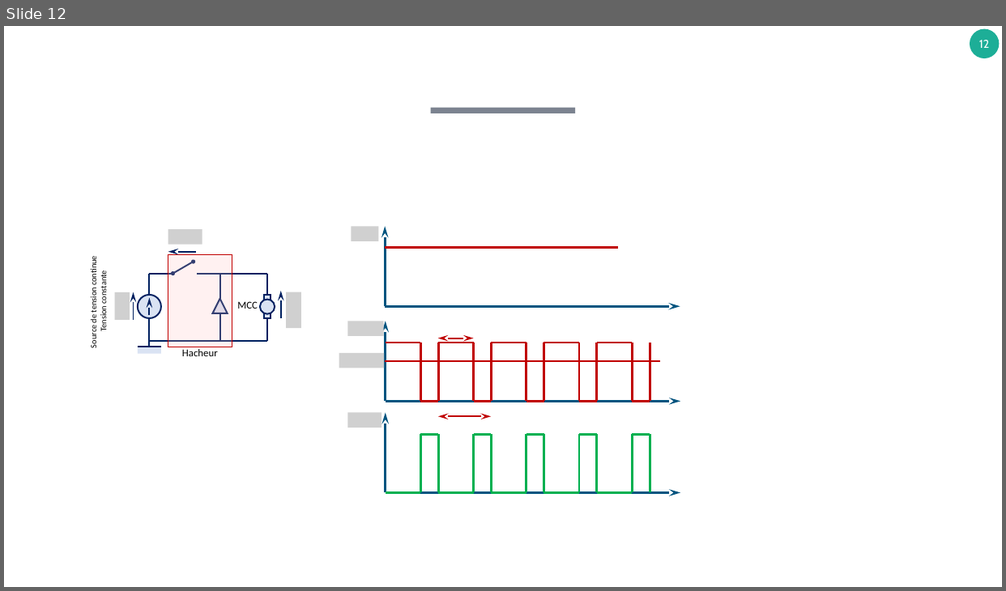
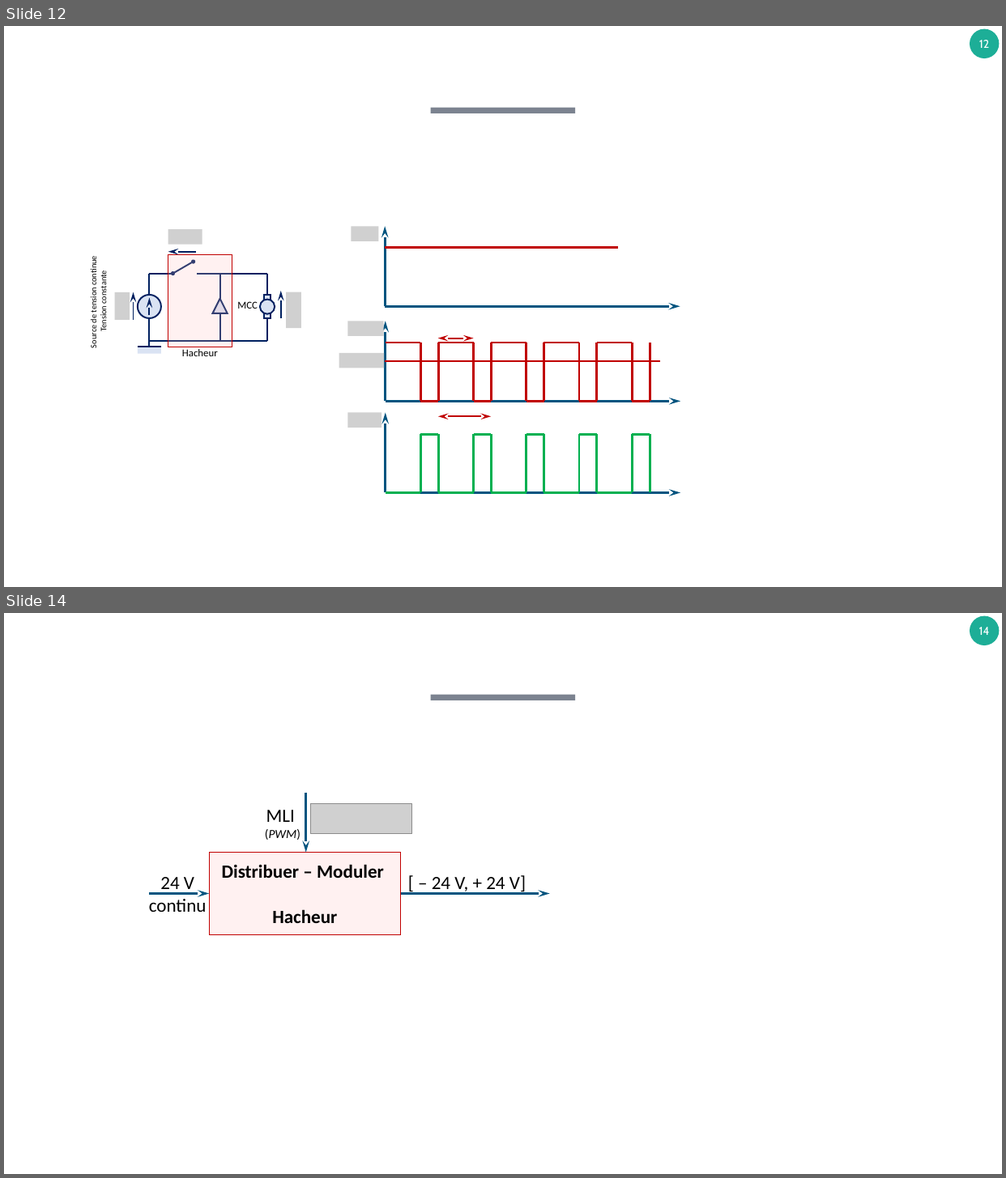
Before and after one commit to xpessoles/PSI_Preparation_Oral, a slide deck: Fiches_Protocoles_Techno/Fiches_Technologie.pptx. Shown one above the other, each under a label of ours: slide 12 before the commit, slides 12 and 14 after it; the slides between them are not shown. The pictures are 1006x591 and 1006x1178 pixels, drawn with LibreOffice and Linux fonts; fonts in the diff are those of the drawing; grey boxes stand for pictures; background and template pictures are left out. Boxes give left, top, right and bottom in pixels: in the first picture for what was removed or moved away, otherwise in the second. Text is boxed around its words. In the diff, an @@ line names an element or a change of style, - is before the commit and + after.

```diff
--- a/Fiches_Protocoles_Techno/Fiches_Technologie.pptx
+++ b/Fiches_Protocoles_Techno/Fiches_Technologie.pptx
@@ slide 14 added at box(4, 613, 1002, 1174), background #FFFFFF; not listed: 2 template elements that a slide beside it also shows @@
@@ arrow added from (305, 793) to (305, 853), #00547F 2.25 pt @@
@@ picture added at box(311, 804, 412, 834) @@
@@ text added at box(265, 810, 300, 840), 12 pt, text #000000 @@
+MLI
+(PWM)
@@ rectangle added at box(209, 853, 401, 935), fill #FFB9B9 at 20% opacity, outline #C00000 1 pt, 18 pt, text #000000, bold @@
+Distribuer – Moduler
+Hacheur
@@ text added at box(149, 877, 206, 912), 18 pt, text #000000 @@
+24 V continu
@@ text added at box(432, 875, 526, 894), 18 pt, text #000000 @@
+[ – 24 V, + 24 V]
@@ arrow added from (149, 894) to (209, 894), #00547F 2.25 pt @@
@@ arrow added from (401, 894) to (550, 894), #00547F 2.25 pt @@
```
Also in this commit, not shown: 3 other slides added, 1 other file.
